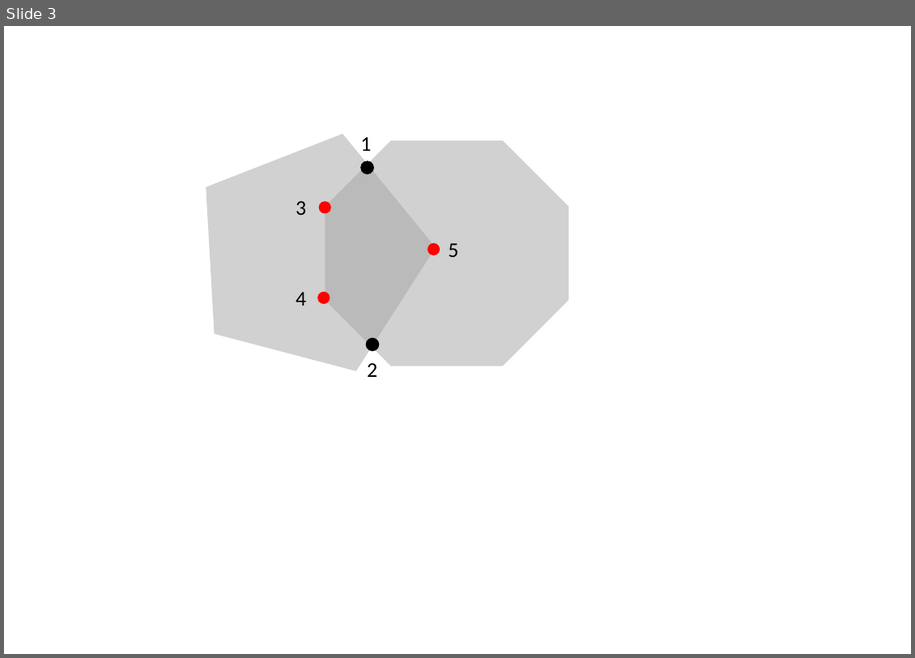
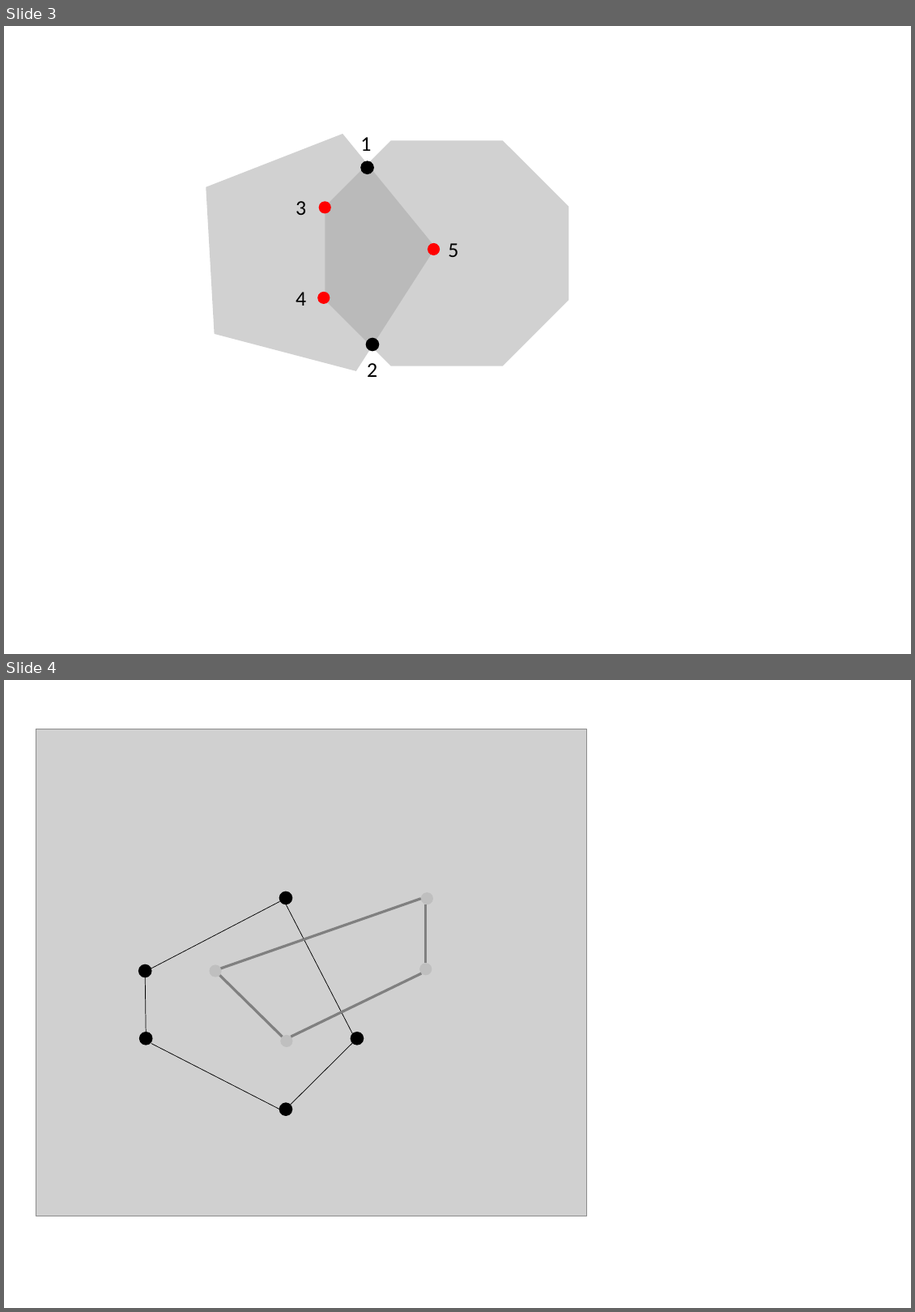
Before and after one commit to gaussian37/gaussian37.github.io, a slide deck: assets/img/math/algorithm/iou/iou.pptx. Shown one above the other, each under a label of ours: slide 3 before the commit, slides 3 and 4 after it. The pictures are 915x658 and 915x1312 pixels, drawn with LibreOffice and Linux fonts; fonts in the diff are those of the drawing; grey boxes stand for pictures. Boxes give left, top, right and bottom in pixels: in the first picture for what was removed or moved away, otherwise in the second. Text is boxed around its words. In the diff, an @@ line names an element or a change of style, - is before the commit and + after.

```diff
--- a/assets/img/math/algorithm/iou/iou.pptx
+++ b/assets/img/math/algorithm/iou/iou.pptx
@@ slide 4 added at [4, 680, 911, 1308], background #FFFFFF @@
@@ picture added at [36, 729, 587, 1216] @@
@@ ellipse added at [279, 892, 292, 904], fill #000000, outline #000000 1 pt @@
@@ ellipse added at [421, 893, 434, 905], fill #BFBFBF @@
@@ line added from (151, 968) to (279, 902), #000000 0.5 pt @@
@@ line added from (221, 968) to (421, 899), #808080 2.25 pt @@
@@ line added from (353, 1034) to (287, 904), #000000 0.5 pt @@
@@ line added from (426, 963) to (426, 904), #808080 2.25 pt @@
@@ ellipse added at [139, 965, 151, 977], fill #000000, outline #000000 1 pt @@
@@ ellipse added at [209, 965, 222, 977], fill #BFBFBF @@
@@ ellipse added at [420, 964, 432, 976], fill #BFBFBF @@
@@ line added from (146, 1032) to (146, 977), #000000 0.5 pt @@
@@ line added from (282, 1037) to (220, 976), #808080 2.25 pt @@
@@ line added from (292, 1037) to (422, 973), #808080 2.25 pt @@
@@ ellipse added at [140, 1032, 152, 1045], fill #000000, outline #000000 1 pt @@
@@ line added from (279, 1110) to (151, 1044), #000000 0.5 pt @@
@@ ellipse added at [280, 1035, 293, 1048], fill #BFBFBF @@
@@ line added from (291, 1104) to (353, 1043), #000000 0.5 pt @@
@@ ellipse added at [351, 1032, 364, 1045], fill #000000, outline #000000 1 pt @@
@@ ellipse added at [279, 1103, 292, 1116], fill #000000, outline #000000 1 pt @@
```
Also in this commit, not shown: 2 other slides added, 2 other files.
